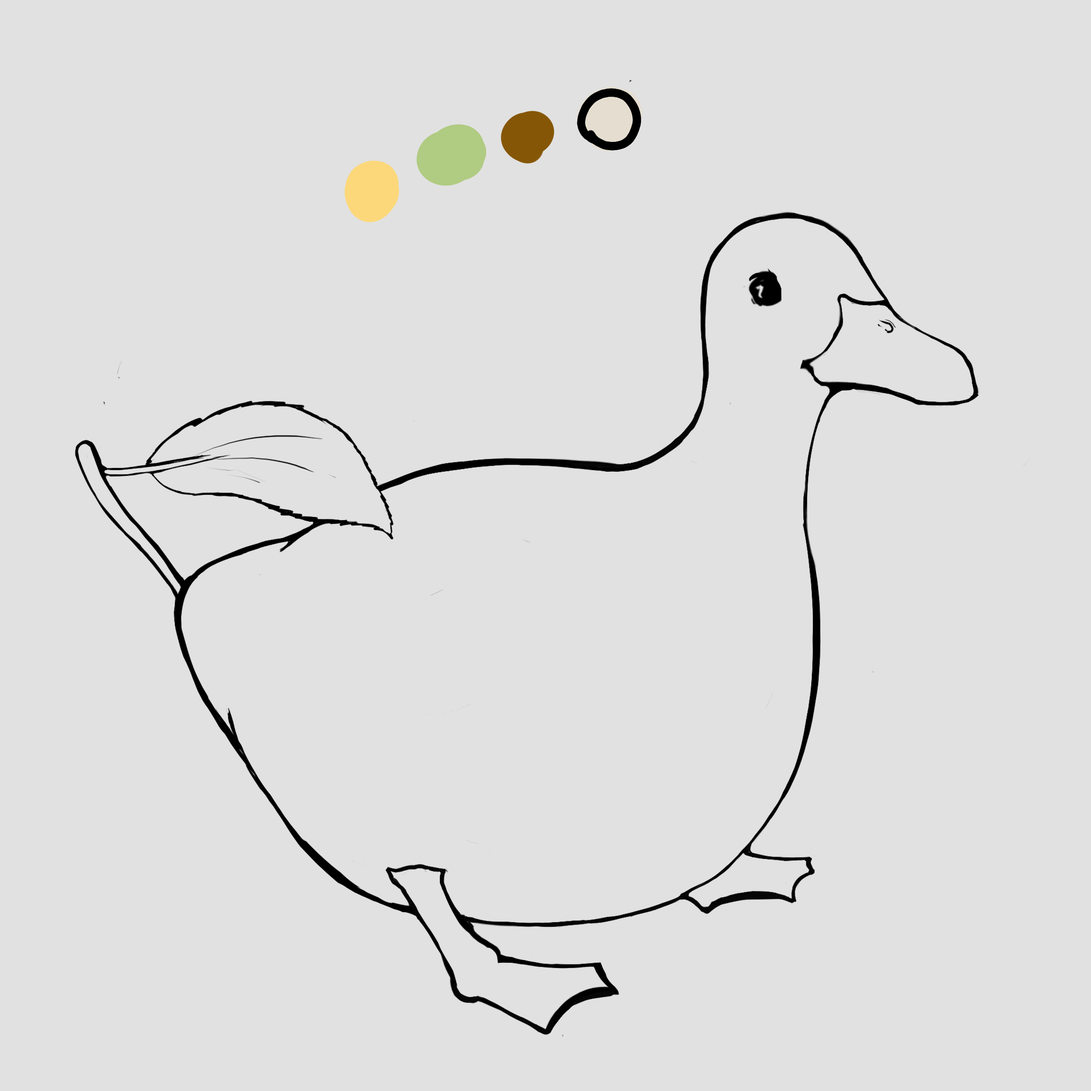
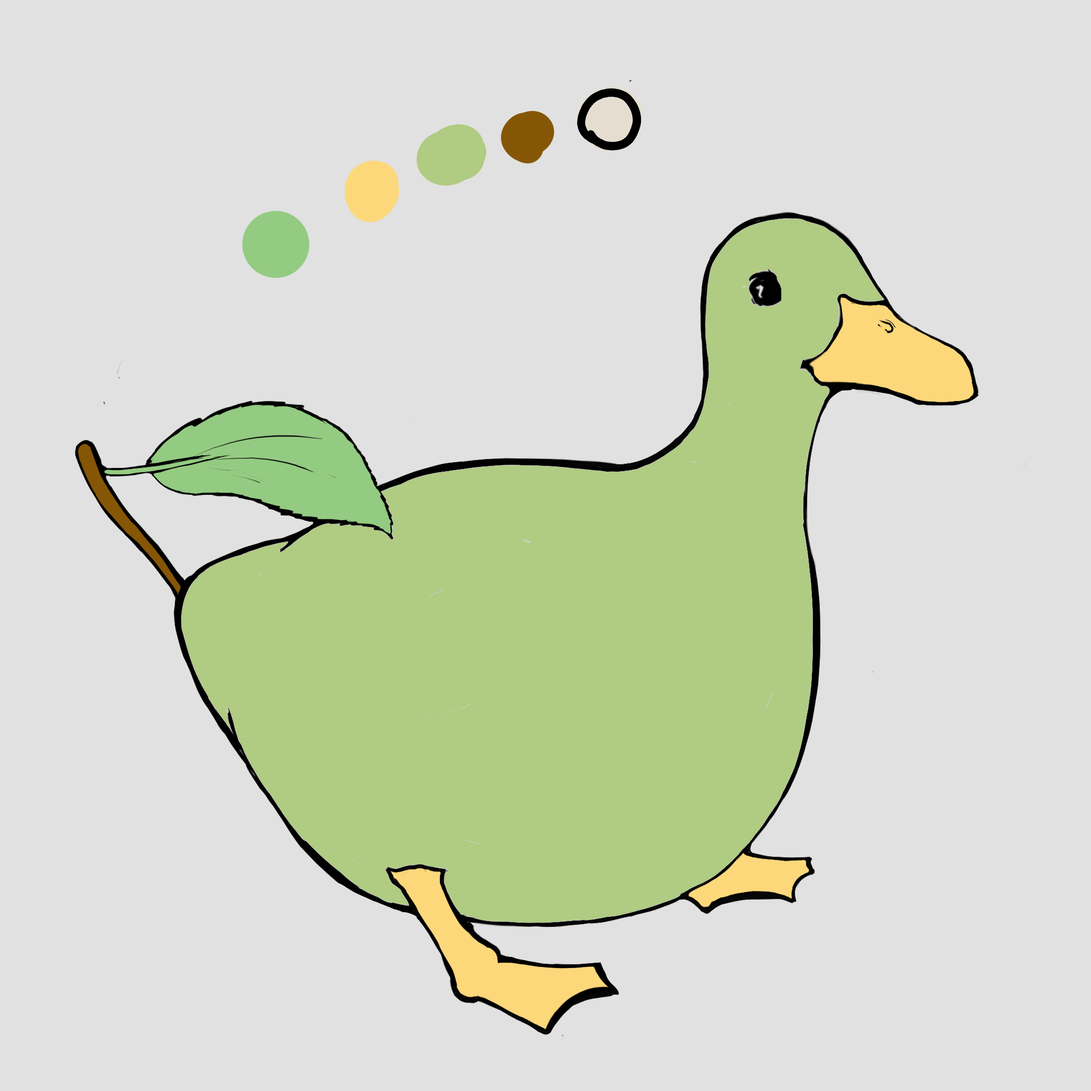
Before/after of a w=1091, h=1091 layered artwork. What changed in the layer stack:
painted on "Capa de pintura 1" over [77, 210, 975, 1030]
painted on "hoja" over [77, 210, 975, 1030]
painted on "rama" over [77, 210, 975, 1030]
painted on "pico patas" over [77, 210, 975, 1030]
